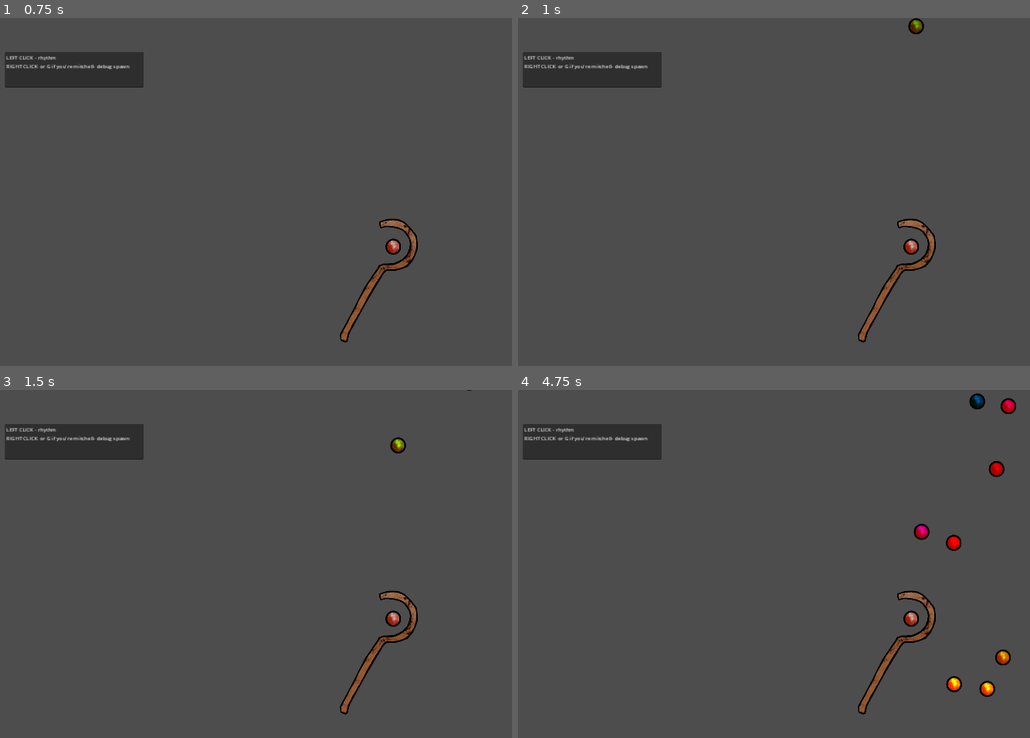
Above: before the commit, frames 1-4 (two rows, left to right).
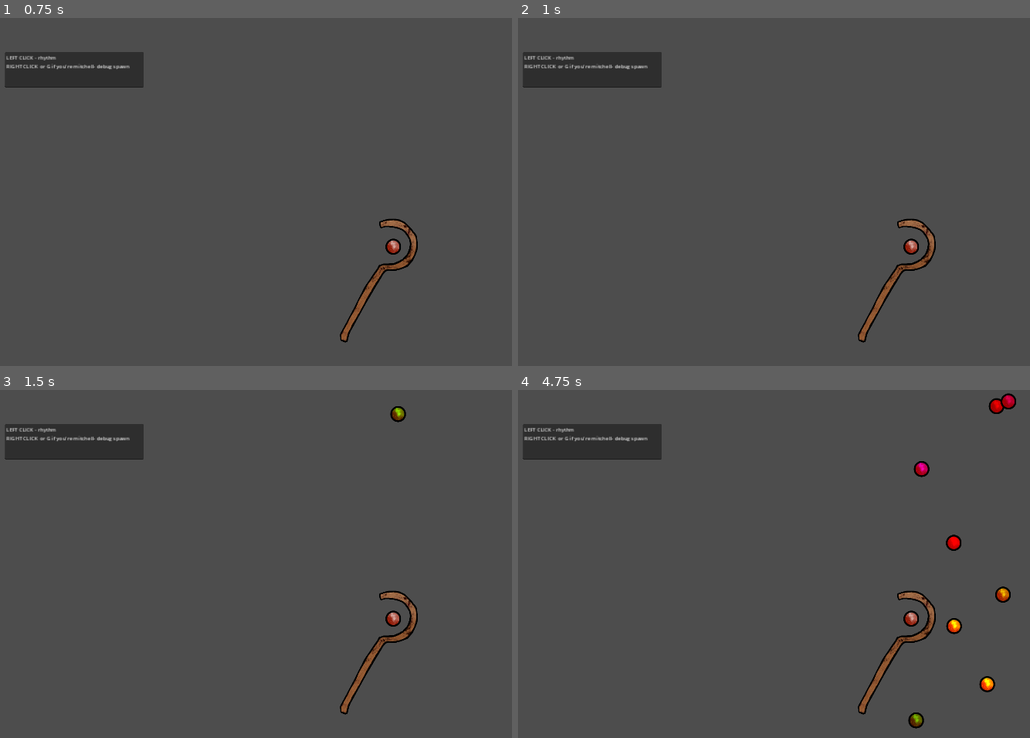
Above: after the commit, the same moments.

Repository: mhogle25/ld55-gonefishin
Game: Godot game, scene res://scenes/fishing_minigame_prototype.tscn
Same seed, same stepped clock (60 frames per second), same inputs: the game is played once before the commit and once after it.
Inputs (mouse positions are in pixels of both pictures, inside the frame that each line leads up to):
- Up to frame 1 (0.75 s): tap Enter at 0.5 s; move the mouse to (389, 174) at 0.52 s; click (389, 174) at 0.6 s
- Up to frame 2 (1 s): no input
- Up to frame 3 (1.5 s): move the mouse to (128, 581) at 1.27 s; right-click (128, 581) at 1.35 s
- Up to frame 4 (4.75 s): move the mouse to (830, 487) at 2.02 s; click (830, 487) at 2.1 s; move the mouse to (738, 633) at 2.77 s; right-click (738, 633) at 2.85 s; move the mouse to (953, 616) at 3.52 s; click (953, 616) at 3.6 s; move the mouse to (584, 511) at 4.27 s; right-click (584, 511) at 4.35 s

Frame 1 is identical in both runs. In frame 2, 0.1% of the frame differs, in the area x 76-80%, y 0-5%; in frame 3, 0.2%; in frame 4, 1.4%, in the area x 76-98%, y 0-98%.

Commit message:
refactored code in minigame prototype

Diff:
--- a/scripts/fishing_minigame_prototype.gd
+++ b/scripts/fishing_minigame_prototype.gd
@@ -10,26 +10,15 @@
 signal hit_lowerboundary
 signal spawn_note
 
-
-
-
-
 # Called when the node enters the scene tree for the first time.
 func _ready():
-	#make the mouse disappear
-	Input.set_mouse_mode(Input.MOUSE_MODE_HIDDEN)
-	#Create Cooldown Rate for spawning notes at a given BPM
-	spawn_timer.set_wait_time(float(1/Global.bpm_debug)) ###get from global variable assigned to each song in a dict, pull from current song , set to quarter notes by default (*2 for half notes, /2 for eighth notes if you're a maniac)
-
 	spawn_timer.one_shot = false
 	spawn_timer.autostart = true
 	add_child(spawn_timer)
 	spawn_timer.timeout.connect(spawn_timer_timeout)
 	spawn_timer.start()
 
-
-
-func _process(delta):
+func _process(_delta):
 
 	cursor.position.x = get_global_mouse_position().x
 
@@ -47,6 +36,17 @@
 	if Input.is_action_just_pressed("rightclick"): ###For DEBUG PURPOSE ONLY
 		spawn_note.emit()
 
+func begin():
+	#make the mouse disappear
+	Input.set_mouse_mode(Input.MOUSE_MODE_HIDDEN)
+	#Create Cooldown Rate for spawning notes at a given BPM
+	spawn_timer.set_wait_time(float(1/Global.bpm_debug)) ###get from global variable assigned to each song in a dict, pull from current song , set to quarter notes by default (*2 for half notes, /2 for eighth notes if you're a maniac)
+
+func end():
+	#re-enable mouse cursor
+	Input.set_mouse_mode(Input.MOUSE_MODE_VISIBLE)
+	#Create Cooldown Rate for spawning notes at a given BPM
+	spawn_timer.set_wait_time(float(1/Global.bpm_debug)) ###get from global variable assigned to each song in a dict, pull from current song , set to quarter notes by default (*2 for half notes, /2 for eighth notes if you're a maniac)
 
 func _on_hit_lowerboundary():
 	cursor.position.x = lowerbound
@@ -54,17 +54,12 @@
 func _on_hit_upperboundary():
 	cursor.position.x = upperbound
 
-
-
-
 func _on_spawn_note():
-
 	var note_instance = note.instantiate()
 	note_instance.name = str("Note ", num_note)
 	$NoteSpawner.add_child(note_instance)
 	num_note += 1 ###Could be used to easily track accuracy of player, overall notes hit out of total
 
-
 func spawn_timer_timeout():
 	spawn_timer.set_wait_time(float(1/Global.bpm_debug) / randi_range(1, 2) * randi_range(1,2))
 	spawn_note.emit()
Not shown, changed: assets/art/real.txt
Not shown, added: ld55-gonefishin.csproj
Not shown, added: ld55-gonefishin.sln
